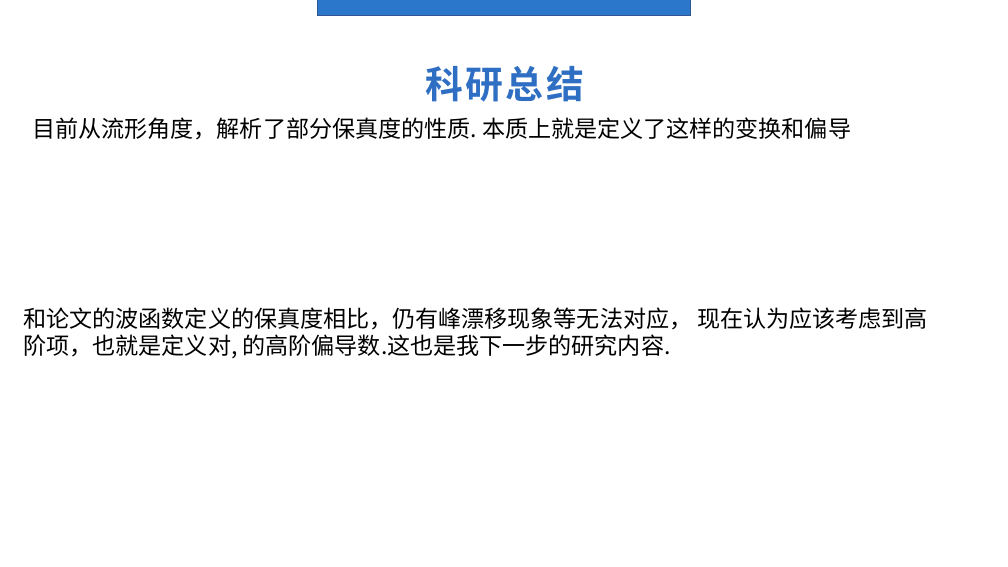
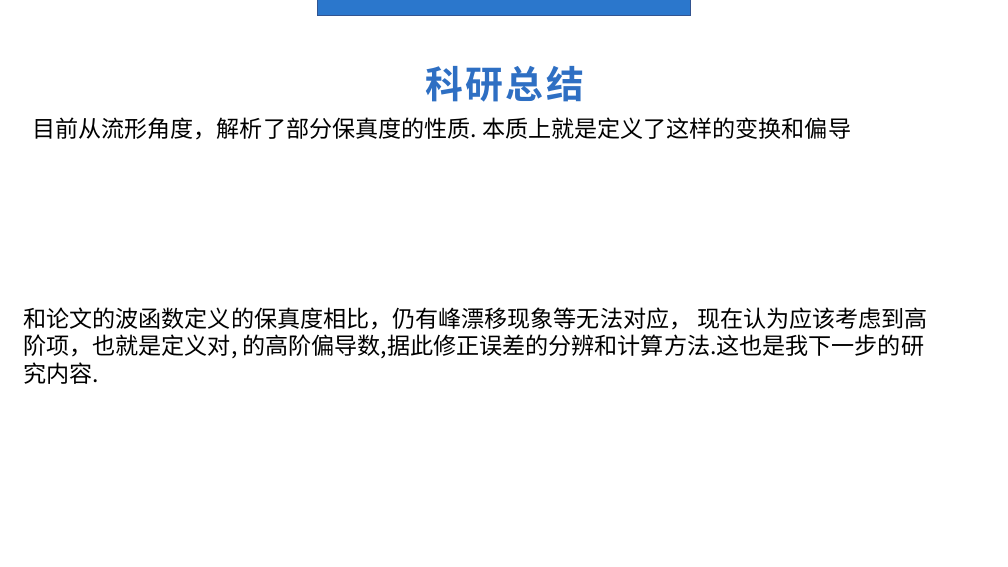
Before and after one commit to Asice-Cloud/quantummmm, a slide deck: slide 11 of inter/12.pptx. Drawn at 1008x567 pixels with LibreOffice and Linux fonts; fonts in the diff are those of the drawing. Boxes give left, top, right and bottom in pixels: in the first picture for what was removed or moved away, otherwise in the second. Text is boxed around its words. In the diff, an @@ line names an element or a change of style, - is before the commit and + after.

```diff
--- a/inter/12.pptx
+++ b/inter/12.pptx
@@ text at box(24, 307, 928, 384): text changed @@
-和论文的波函数定义的保真度相比，仍有峰漂移现象等无法对应， 现在认为应该考虑到高阶项，也就是定义对, 的高阶偏导数.这也是我下一步的研究内容.
+和论文的波函数定义的保真度相比，仍有峰漂移现象等无法对应， 现在认为应该考虑到高阶项，也就是定义对, 的高阶偏导数,据此修正误差的分辨和计算方法.这也是我下一步的研究内容.
```
Also in this commit, not shown: 2 other slides changed.
